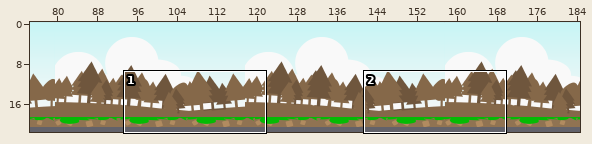
Tiled map, stored at maps/mapa.tmx. Above, an overview of the earlier version with the close-up marked.
Close-up. Before the edit:
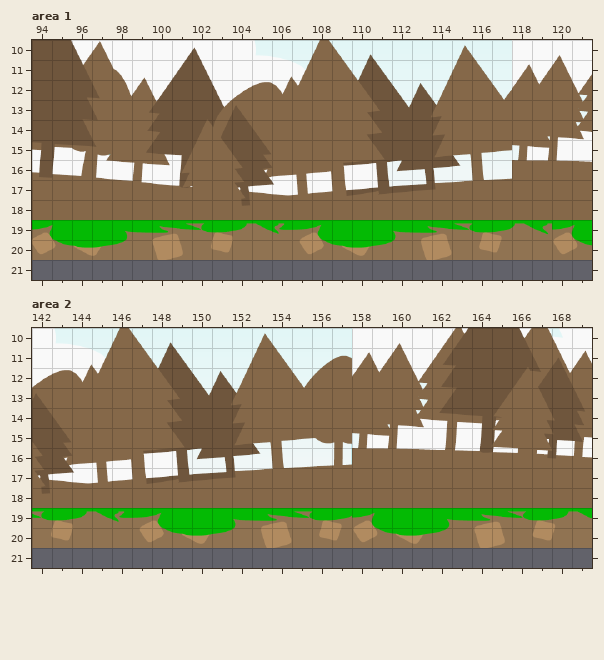
Cells are 32x32 px. Shown: area 1 x 94..121, y 10..21; area 2 x 142..169, y 10..21. The commit also changed other parts of the map, which this record leaves out. The old version is drawn lined up with the new one.
Once edited:
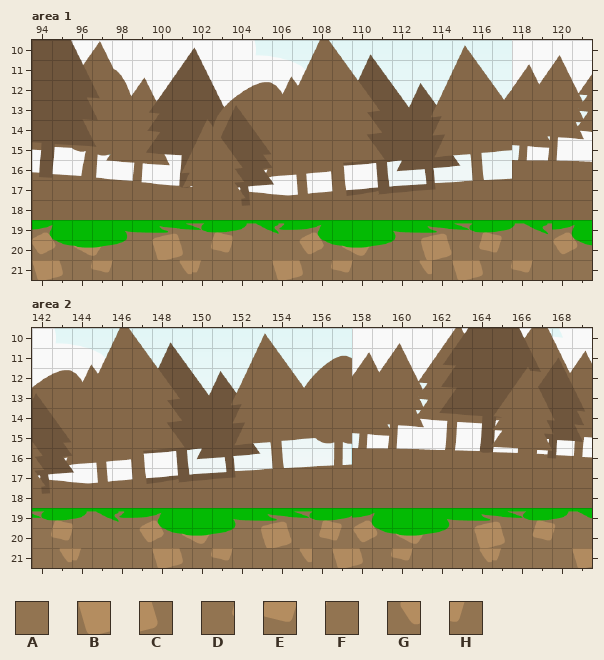
Key: from "floresta": A 845 "ground", B 860 "ground", C 861 "ground", D 862 "ground", E 863 "ground", F 864 "ground", G 867 "ground", H 877 "ground".
_ is an empty cell.
What changed:
Changed rows in their new state; . is an unchanged cell.
map size 185x21 -> 185x22 cells
Layer "Camada de Tiles 1", area 1:
first column x 94:
21 BCDEFAAGHAAABCDEFAAGABCDEFAA
Layer "Camada de Tiles 1", area 2:
first column x 142:
21 AGHAAABCDEFAAGABCDEFAAGHAAAB
Where, in picture pixels (left, top, right, bottom), the same in both close-ups:
added: (32, 260, 592, 280)
added: (32, 548, 592, 568)
